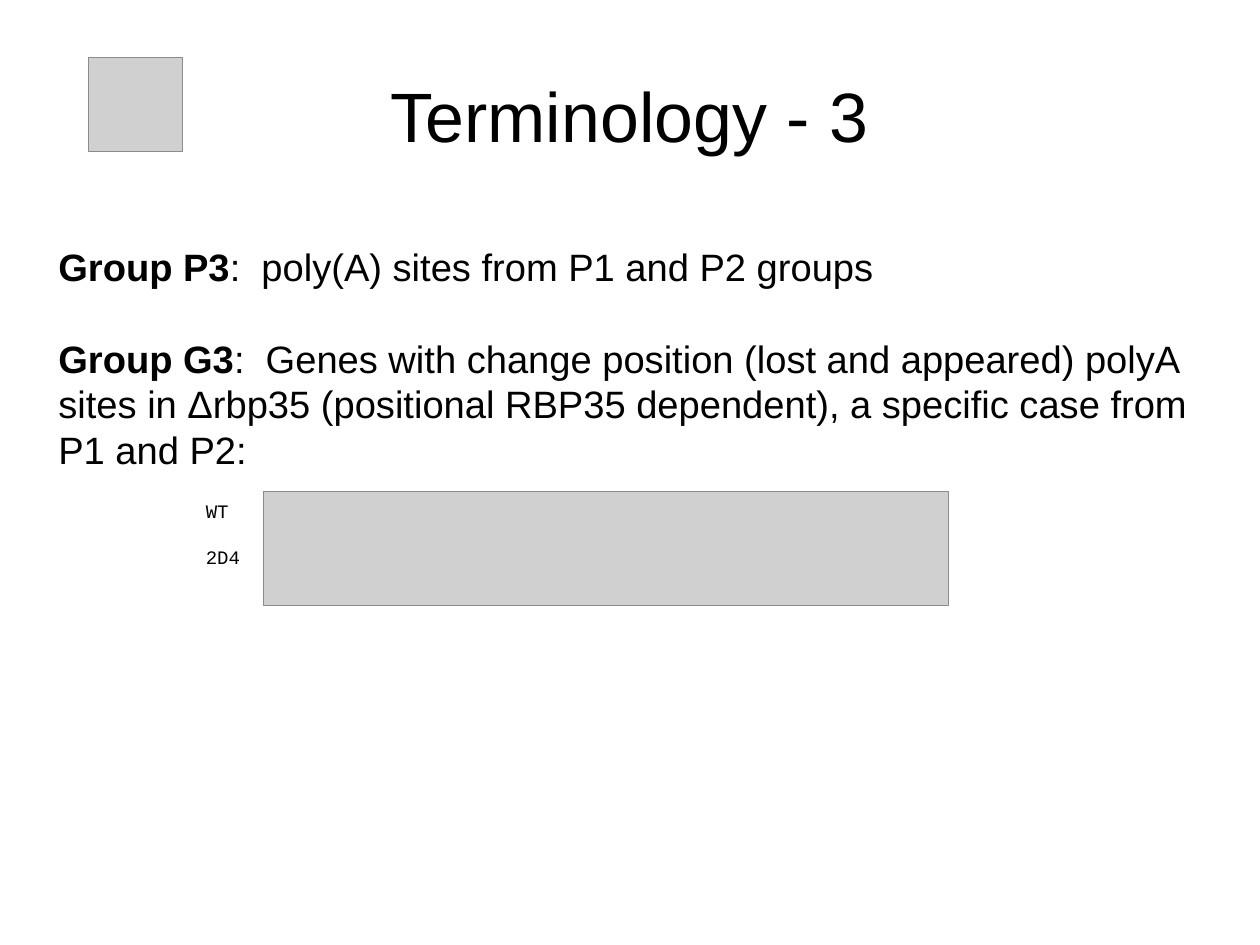
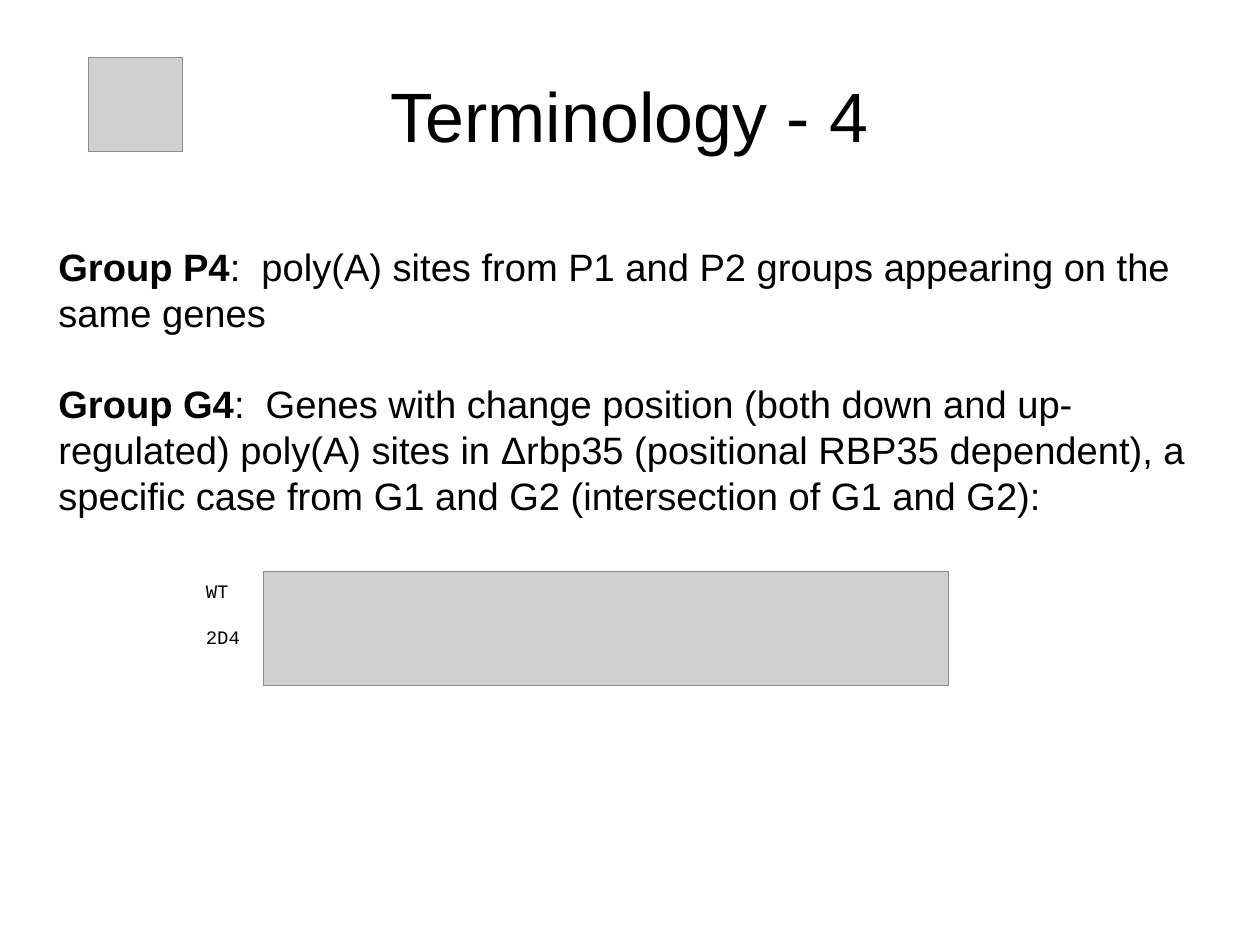
Before and after one commit to wilkinsonlab/m-oryzae-polya, a slide deck: slide 28 of doc/oryzae_presentation.odp (slide 27 before the commit). Drawn at 1260x945 pixels with LibreOffice and Linux fonts; fonts in the diff are those of the drawing; grey boxes stand for pictures. Boxes give left, top, right and bottom in pixels: in the first picture for what was removed or moved away, otherwise in the second. Text is boxed around its words. In the diff, an @@ line names an element or a change of style, - is before the commit and + after.

```diff
--- a/doc/oryzae_presentation.odp
+++ b/doc/oryzae_presentation.odp
@@ title at (x1=391, y1=91, x2=868, y2=155): text changed @@
-Terminology - 3
+Terminology - 4
@@ text at (x1=58, y1=253, x2=1184, y2=518): text changed @@
-Group P3: poly(A) sites from P1 and P2 groups
-Group G3: Genes with change position (lost and appeared) polyA sites in Δrbp35 (positional RBP35 dependent), a specific case from P1 and P2:
+Group P4: poly(A) sites from P1 and P2 groups appearing on the same genes
+Group G4: Genes with change position (both down and up-regulated) poly(A) sites in Δrbp35 (positional RBP35 dependent), a specific case from G1 and G2 (intersection of G1 and G2):
@@ text "WT" moved from (x1=206, y1=505, x2=240, y2=564) to (x1=206, y1=585, x2=240, y2=644) @@
@@ picture moved from (x1=263, y1=492, x2=949, y2=606) to (x1=263, y1=572, x2=949, y2=686) @@
```
Also in this commit, not shown: 13 other slides changed, 2 slides added, 1 slide removed, 4 other files.
